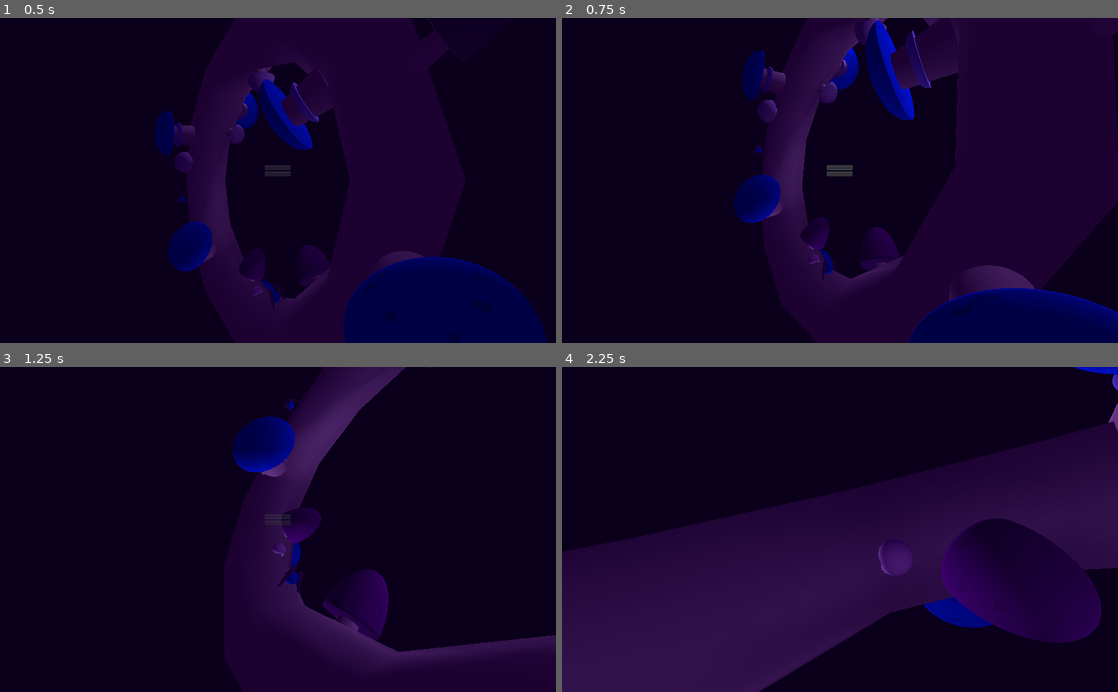
Above: before the commit, frames 1-4 (two rows, left to right).
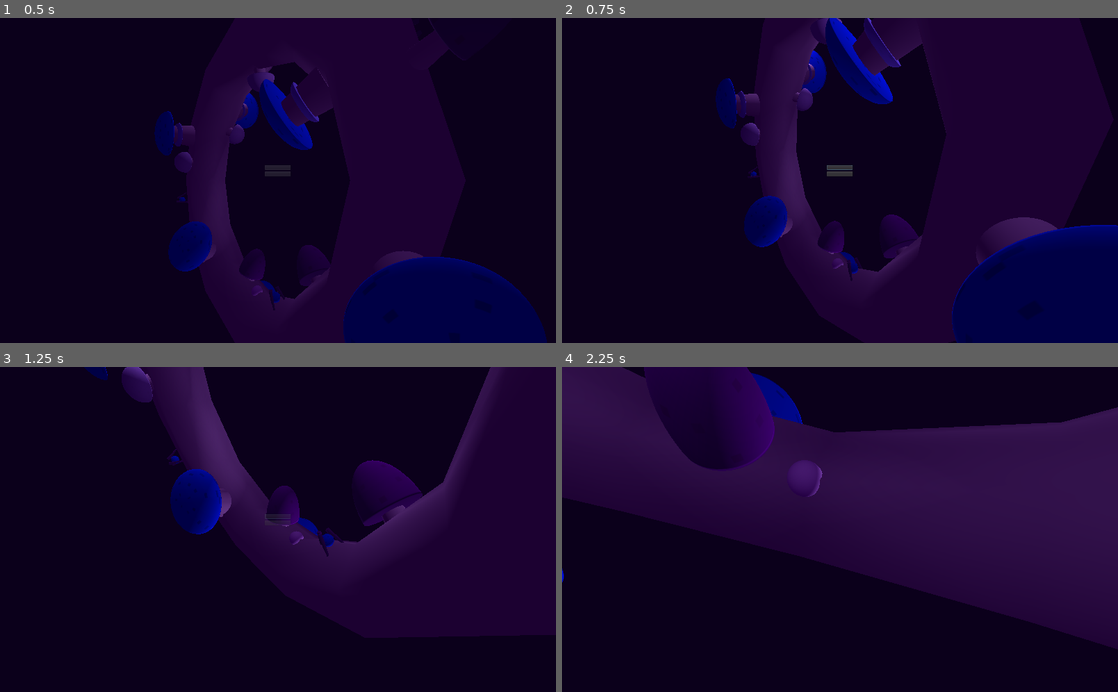
Above: after the commit, the same moments.

Repository: the-alex-g/LD47
Game: Godot game, scene res://Main/Main.tscn
Two runs of this game, one before a commit and one after it. Both use one fixed random seed, a clock stepped at 60 frames per second and the inputs below.
Inputs:
- Up to frame 1 (0.5 s): no input
- Up to frame 2 (0.75 s): click "Play" at 0.5 s
- Up to frame 3 (1.25 s): no input
- Up to frame 4 (2.25 s): hold Right (Right) 1.28-2.03 s; hold Down (Backward) from 2.03 s (still down)

Frame 1 is identical in both runs. In frame 2, 17% of the frame differs, in the area x 27-100%, y 0-100%; in frame 3, 24%; in frame 4, 51%, in the area x 0-100%, y 0-100%.

Commit message:
Change camera position

Diff:
--- a/Main/Main.gd
+++ b/Main/Main.gd
@@ -34,7 +34,7 @@
 func _on_HUD_play():
 	var _error = tween.interpolate_property(camera, "translation", Vector3(3.53, 2.272, 0), Vector3(0,0,1), 2)
 	var _error2 = tween.start()
-	var _error3 = tween.interpolate_property(camera, "rotation_degrees", Vector3(-37.9, 90, -90), Vector3(0,180,0), 2)
+	var _error3 = tween.interpolate_property(camera, "rotation_degrees", Vector3(-37.9, 90, -90), Vector3(0,180,-180), 2)
 	var _error4 = tween.start()
 	yield(get_tree().create_timer(2), "timeout")
 	for rod in mainmenurods.get_children():
